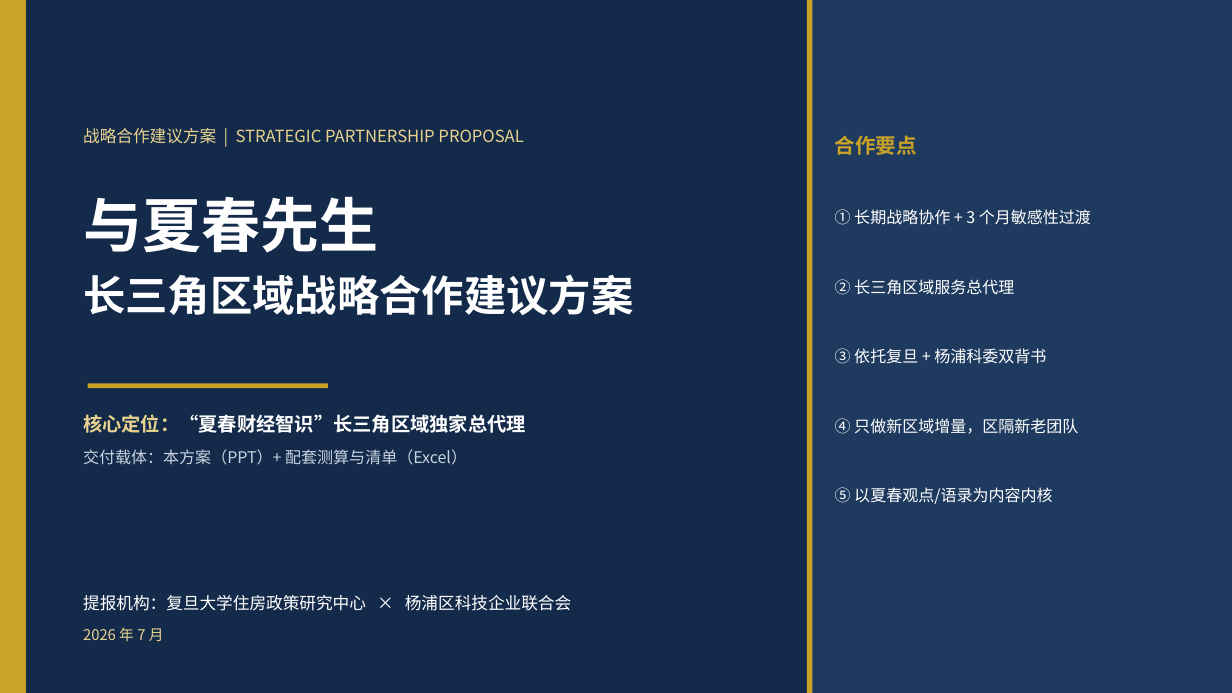
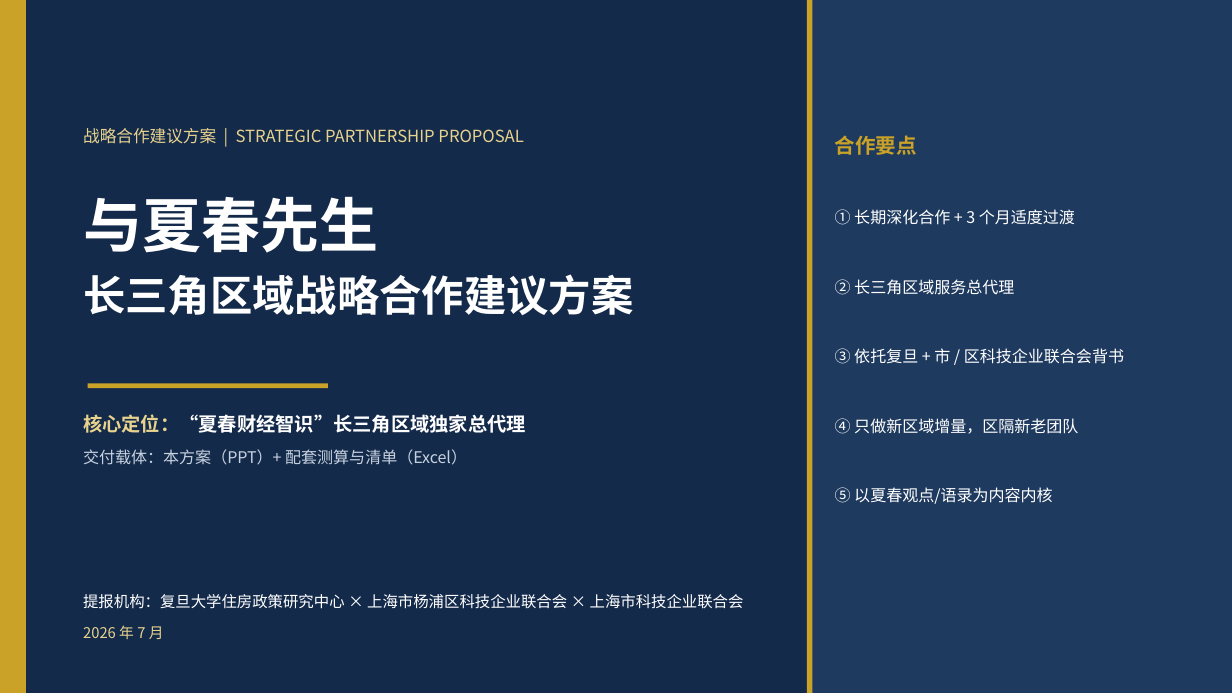
Before and after one commit to hujigang2010-maker/AIDEN, a slide deck: slide 1 of deliverables/夏春长三角战略合作建议方案.pptx. Drawn at 1232x693 pixels with LibreOffice and Linux fonts; fonts in the diff are those of the drawing. Boxes give left, top, right and bottom in pixels: in the first picture for what was removed or moved away, otherwise in the second. Text is boxed around its words. In the diff, an @@ line names an element or a change of style, - is before the commit and + after.

```diff
--- a/deliverables/夏春长三角战略合作建议方案.pptx
+++ b/deliverables/夏春长三角战略合作建议方案.pptx
@@ text at [835, 209, 1075, 225]: text changed @@
-① 长期战略协作 + 3 个月敏感性过渡
+① 长期深化合作 + 3 个月适度过渡
@@ text at [835, 348, 1124, 364]: text changed @@
-③ 依托复旦 + 杨浦科委双背书
+③ 依托复旦 + 市 / 区科技企业联合会背书
@@ text at [83, 594, 744, 609]: text changed; size 13 to 12 pt @@
-提报机构：复旦大学住房政策研究中心 × 杨浦区科技企业联合会
+提报机构：复旦大学住房政策研究中心 × 上海市杨浦区科技企业联合会 × 上海市科技企业联合会
```
Also in this commit, not shown: 12 other slides changed, 3 other files.
